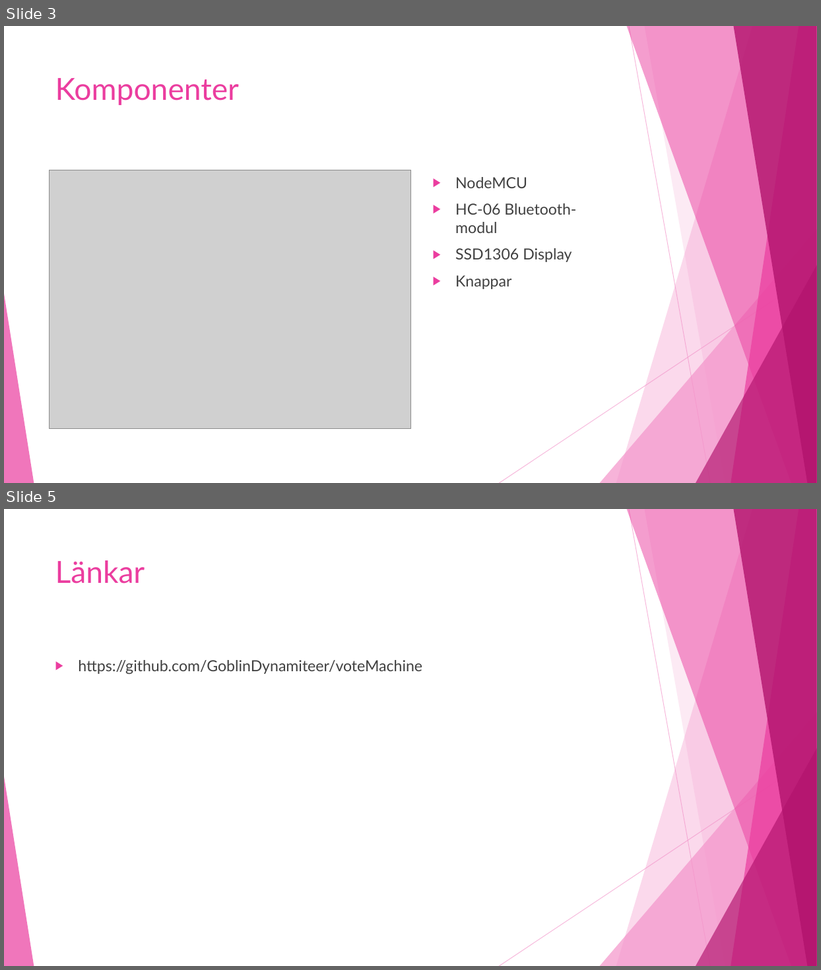
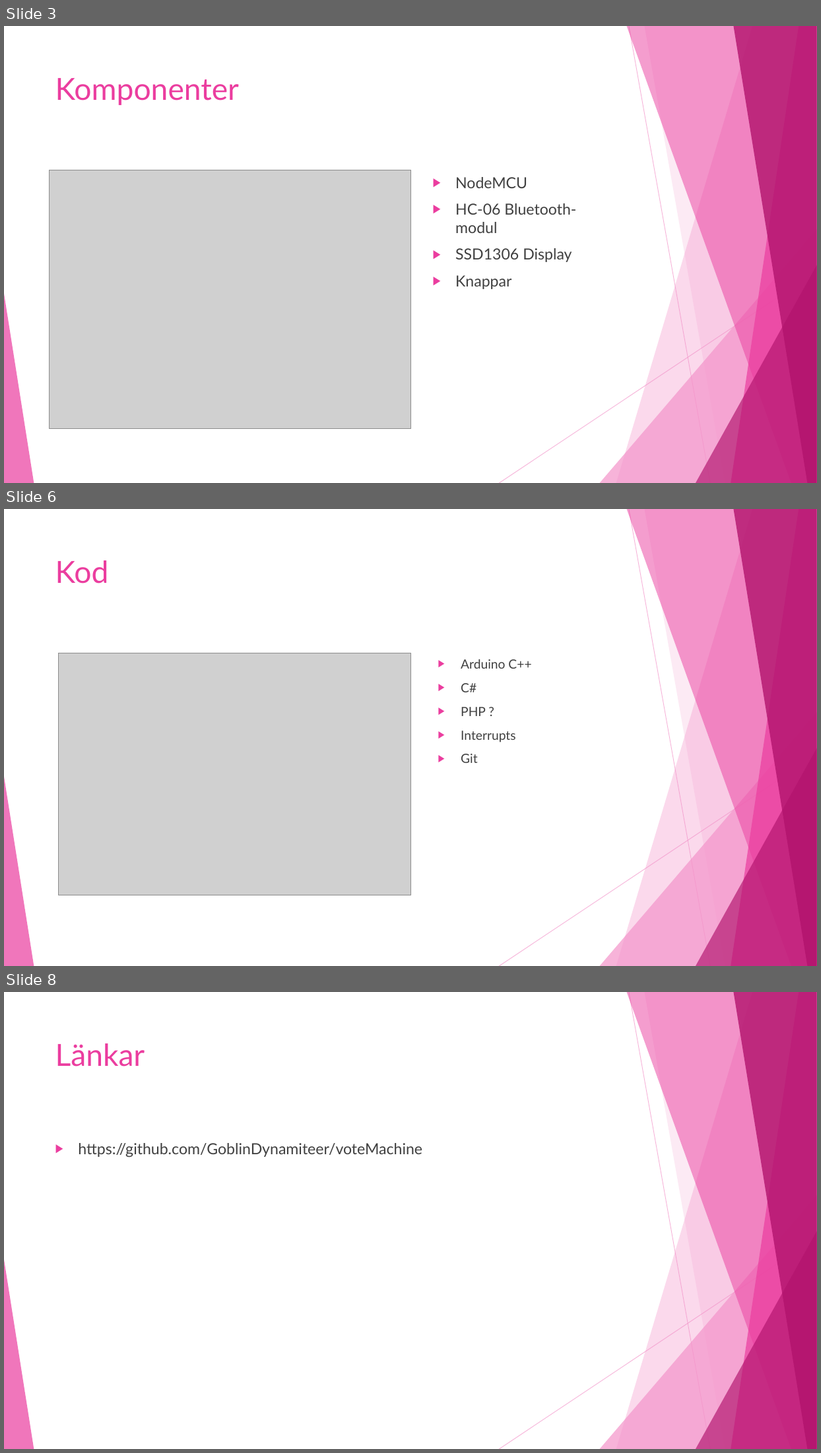
Before and after one commit to GoblinDynamiteer/voteMachine, a slide deck: Documentation/presentation/voteMachine.pptx. Shown one above the other, each under a label of ours: slides 3 and 5 before the commit, slides 3, 6 and 8 after it; the slides between them are not shown. The pictures are 821x970 and 821x1453 pixels, drawn with LibreOffice and Linux fonts; fonts in the diff are those of the drawing; grey boxes stand for pictures. Boxes give left, top, right and bottom in pixels: in the first picture for what was removed or moved away, otherwise in the second. Text is boxed around its words. In the diff, an @@ line names an element or a change of style, - is before the commit and + after.

```diff
--- a/Documentation/presentation/voteMachine.pptx
+++ b/Documentation/presentation/voteMachine.pptx
@@ slide 6 added at box(4, 509, 817, 966), background #FFFFFF; not listed: 10 template elements that a slide beside it also shows @@
@@ title added at box(55, 560, 109, 584), 36 pt, text #EB3D9F @@
+Kod
@@ picture added at box(58, 653, 411, 895) @@
@@ text added at box(461, 659, 531, 763), 15 pt, text #404040 @@
+▶ Arduino C++
+▶ C#
+▶ PHP ?
+▶ Interrupts
+▶ Git
@@ what was slide 5 is now slide 8 @@
```
Also in this commit, not shown: 3 other slides added, 1 slide removed, 1 other file.
